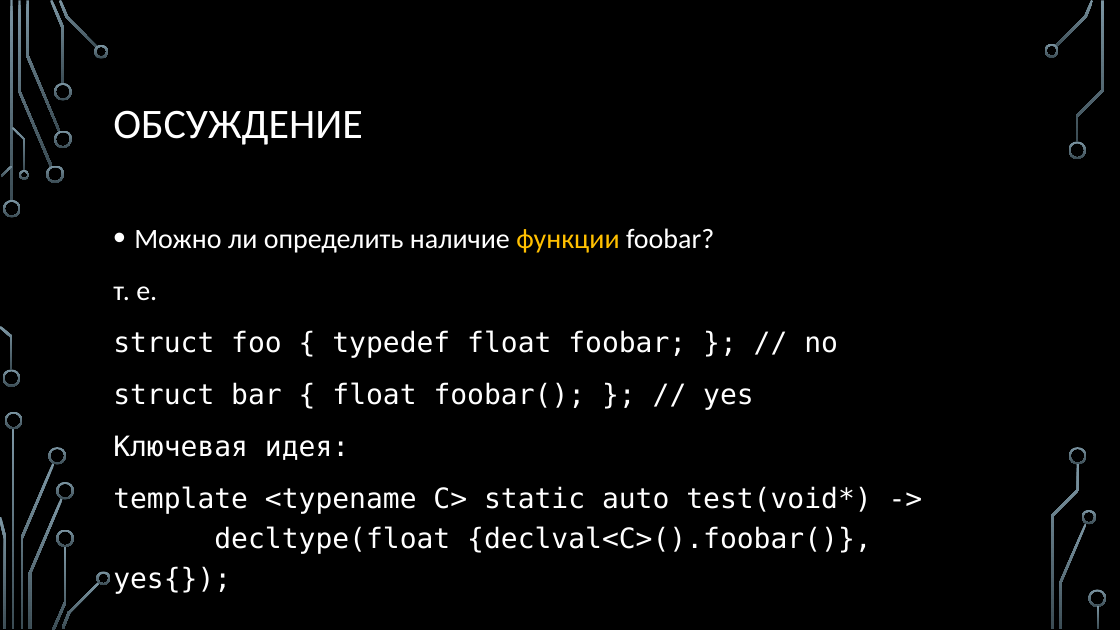
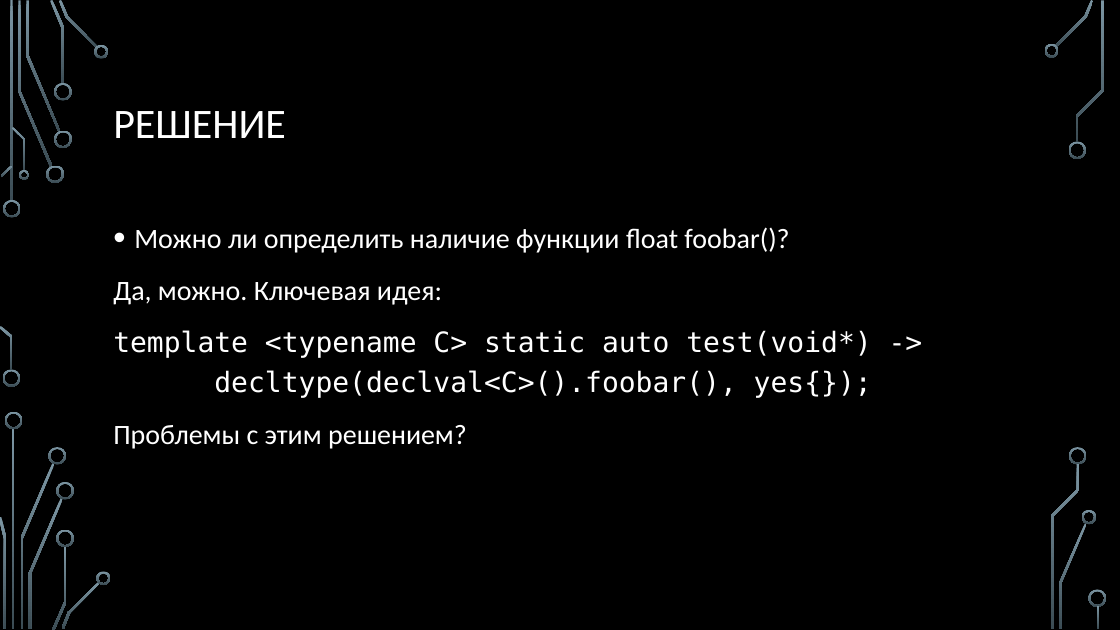
Before and after one commit to MIPT-ILab/cpp-lects-rus, a slide deck: slide 51 of slides/lec2-8-sfinae.pptx (slide 50 before the commit). Drawn at 1120x630 pixels with LibreOffice and Linux fonts; fonts in the diff are those of the drawing; background and template pictures are left out. Boxes give left, top, right and bottom in pixels: in the first picture for what was removed or moved away, otherwise in the second. Text is boxed around its words. In the diff, an @@ line names an element or a change of style, - is before the commit and + after.

```diff
--- a/slides/lec2-8-sfinae.pptx
+++ b/slides/lec2-8-sfinae.pptx
@@ title at [113, 111, 286, 138]: text changed @@
-ОБСУЖДЕНИЕ
+РЕШЕНИЕ
@@ text at [113, 227, 872, 449]: text changed; font DejaVu Sans Mono to Calibri @@
-• Можно ли определить наличие функции foobar?
-т. е.
-struct foo { typedef float foobar; }; // no
-struct bar { float foobar(); }; // yes
-Ключевая идея:
-template <typename C> static auto test(void*) ->
-decltype(float {declval<C>().foobar()}, yes{});
+• Можно ли определить наличие функции float foobar()?
+Да, можно. Ключевая идея:
+template <typename C> static auto test(void*) ->
+decltype(declval<C>().foobar(), yes{});
+Проблемы с этим решением?
```
Also in this commit, not shown: 20 other slides changed, 8 slides added, 9 other files.
